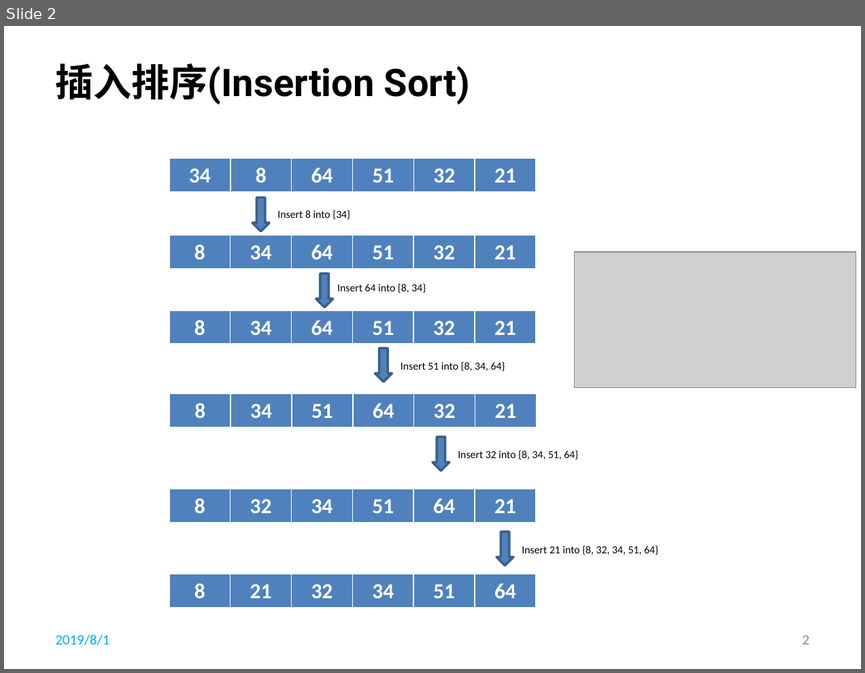
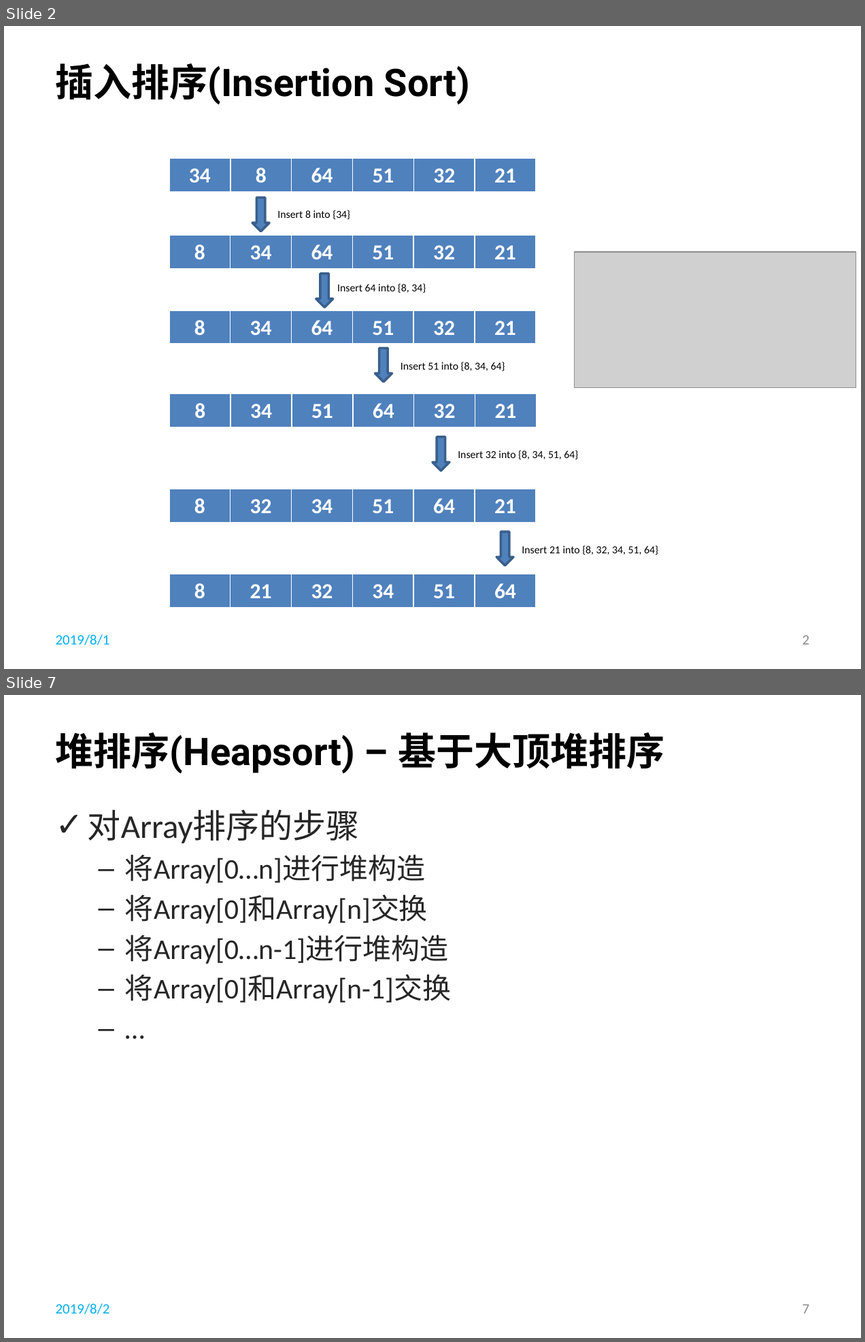
Before and after one commit to li-shengli/selfstudy, a slide deck: PPT/Data Structures and Algorithm Analysis in Java - Sorting.pptx. Shown one above the other, each under a label of ours: slide 2 before the commit, slides 2 and 7 after it; the slides between them are not shown. The pictures are 865x673 and 865x1342 pixels, drawn with LibreOffice and Linux fonts; fonts in the diff are those of the drawing; grey boxes stand for pictures; background and template pictures are left out. Boxes give left, top, right and bottom in pixels: in the first picture for what was removed or moved away, otherwise in the second. Text is boxed around its words. In the diff, an @@ line names an element or a change of style, - is before the commit and + after.

```diff
--- a/PPT/Data Structures and Algorithm Analysis in Java - Sorting.pptx
+++ b/PPT/Data Structures and Algorithm Analysis in Java - Sorting.pptx
@@ slide 7 added at (4,695,861,1338), background picture (left out) @@
@@ title added at (56,732,665,774), 32 pt, text #000000, bold @@
+堆排序(Heapsort) – 基于大顶堆排序
@@ text added at (88,809,451,1003), 24 pt, text #262626 @@
+✓ 对Array排序的步骤
+  – 将Array[0…n]进行堆构造
+  – 将Array[0]和Array[n]交换
+  – 将Array[0…n-1]进行堆构造
+  – 将Array[0]和Array[n-1]交换
+  – …
@@ text added at (56,1303,110,1314), 12 pt, text #00B0F0 @@
+2019/8/2
@@ page number added at (802,1304,810,1313), 12 pt, text #8C8C8C @@
+7
```
Also in this commit, not shown: 5 other slides added.
